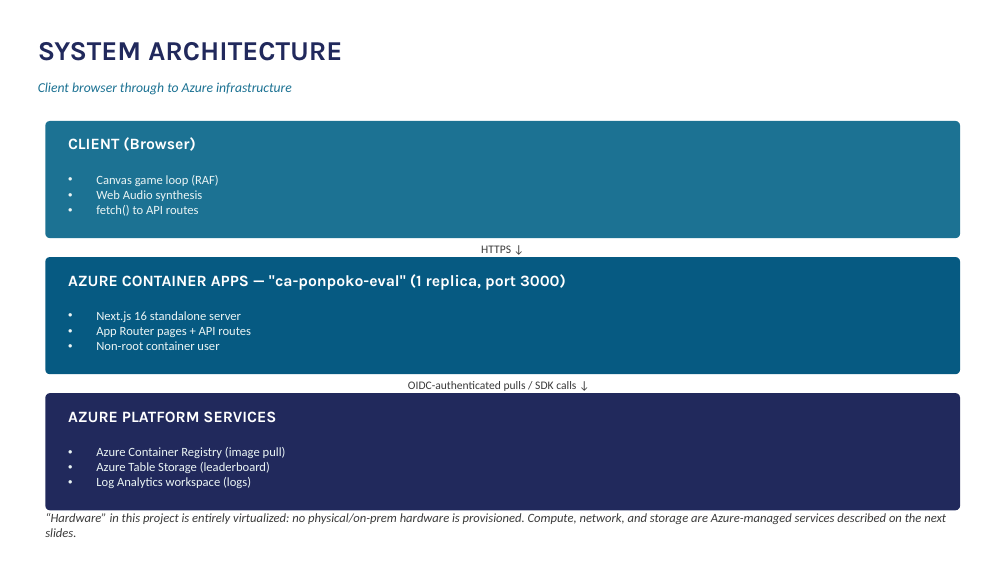
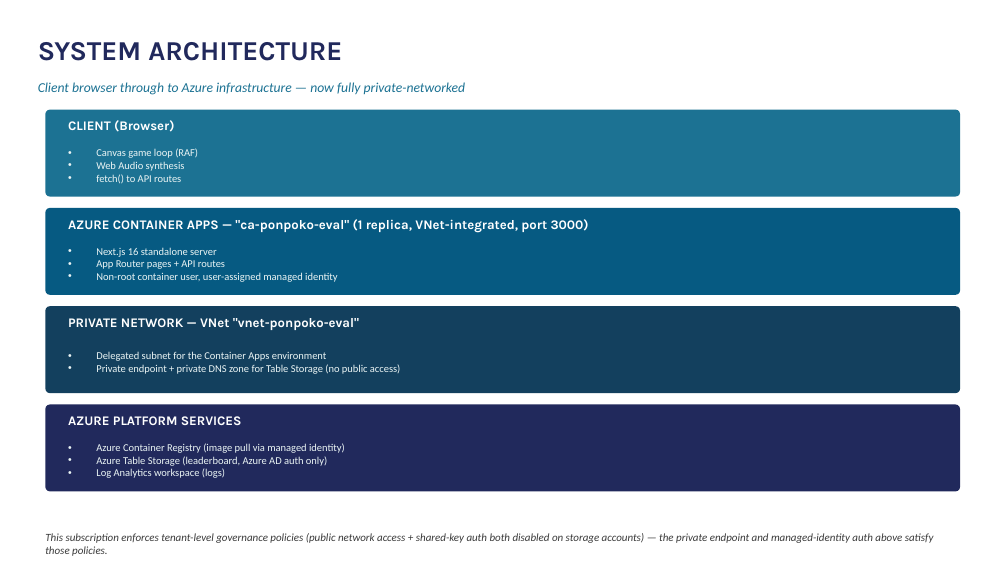
Before and after one commit to bedro96/raccoon, a slide deck: slide 2 of Ponpoko-Technical-Architecture.pptx. Drawn at 1008x567 pixels with LibreOffice and Linux fonts; fonts in the diff are those of the drawing. Boxes give left, top, right and bottom in pixels: in the first picture for what was removed or moved away, otherwise in the second. Text is boxed around its words. In the diff, an @@ line names an element or a change of style, - is before the commit and + after.

```diff
--- a/Ponpoko-Technical-Architecture.pptx
+++ b/Ponpoko-Technical-Architecture.pptx
@@ text at (38,82,466,95): text changed @@
-Client browser through to Azure infrastructure
+Client browser through to Azure infrastructure — now fully private-networked
@@ rounded rectangle: place and size @@
-rounded rectangle at (45,121,960,238)
+rounded rectangle at (45,110,960,197)
@@ text "CLIENT (Browser)": place and size @@
-text "CLIENT (Browser)" at (68,137,196,151)
+text "CLIENT (Browser)" at (68,120,174,132)
@@ text "CLIENT (Browser)" at (68,120,174,132): size 15 to 12.5 pt @@
@@ text "Canvas game loop (RAF)": place and size @@
-text "Canvas game loop (RAF)" at (96,175,219,216)
+text "Canvas game loop (RAF)" at (96,148,198,184)
@@ text "Canvas game loop (RAF)" at (96,148,198,184): size 12 to 10 pt @@
@@ rounded rectangle: place and size @@
-rounded rectangle at (45,257,960,374)
+rounded rectangle at (45,208,960,295)
@@ text at (68,219,589,232): text changed; size 15 to 12.5 pt @@
-AZURE CONTAINER APPS — "ca-ponpoko-eval" (1 replica, port 3000)
+AZURE CONTAINER APPS — "ca-ponpoko-eval" (1 replica, VNet-integrated, port 3000)
@@ text "Next.js 16 standalone server": place and size @@
-text "Next.js 16 standalone server" at (96,311,251,350)
+text "Next.js 16 standalone server" at (96,247,338,282)
@@ text at (96,247,225,269): size 12 to 10 pt in "Next.js 16 standalone server", "App Router pages + API routes" @@
@@ text removed at (481,245,511,253) @@
-HTTPS ↓
@@ text at (96,272,338,282): text changed; size 12 to 10 pt @@
-• Non-root container user
+• Non-root container user, user-assigned managed identity
@@ rounded rectangle added at (45,306,960,393), fill #13405E @@
@@ text added at (68,318,359,330), 12.5 pt, text #FFFFFF, bold @@
+PRIVATE NETWORK — VNet "vnet-ponpoko-eval"
@@ text added at (96,351,400,374), 10 pt, text #EAF4F4 @@
+• Delegated subnet for the Container Apps environment
+• Private endpoint + private DNS zone for Table Storage (no public access)
@@ text removed at (408,381,576,391) @@
-OIDC-authenticated pulls / SDK calls ↓
@@ proportions changed in 3 elements at (45,110,960,197), (45,208,960,295), (45,405,960,492) @@
@@ rounded rectangle: place and size @@
-rounded rectangle at (45,393,960,510)
+rounded rectangle at (45,405,960,492)
@@ text "AZURE PLATFORM SERVICES" at (68,416,242,425): size 15 to 12.5 pt @@
@@ text at (96,443,345,466): text changed; size 12 to 10 pt @@
-• Azure Container Registry (image pull)
-• Azure Table Storage (leaderboard)
+• Azure Container Registry (image pull via managed identity)
+• Azure Table Storage (leaderboard, Azure AD auth only)
@@ text at (96,468,225,478): size 12 to 10 pt in "Log Analytics workspace (logs)" @@
@@ text removed at (45,513,946,537) @@
-“Hardware” in this project is entirely virtualized: no physical/on-prem hardware is provisioned. Compute, network, and storage are Azure-managed services described on the next slides.
@@ text added at (45,533,934,556), 10.5 pt, text #3A3A3A, italic @@
+This subscription enforces tenant-level governance policies (public network access + shared-key auth both disabled on storage accounts) — the private endpoint and managed-identity auth above satisfy those policies.
```
Also in this commit, not shown: 9 other slides changed.
